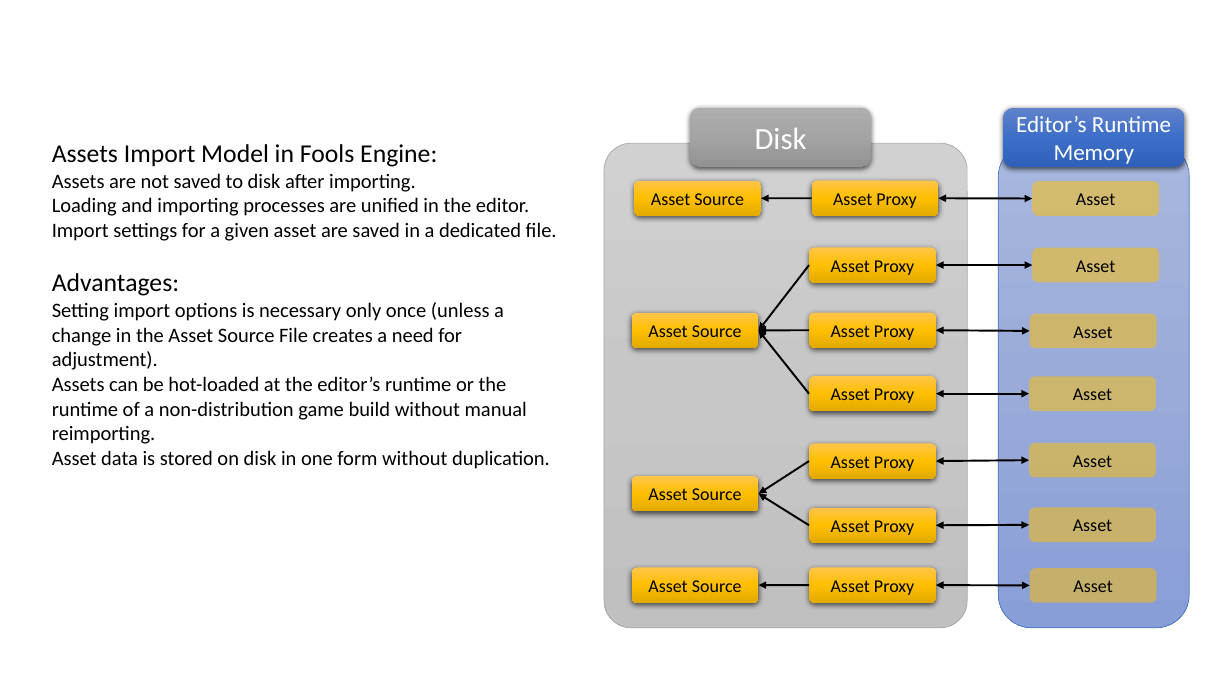
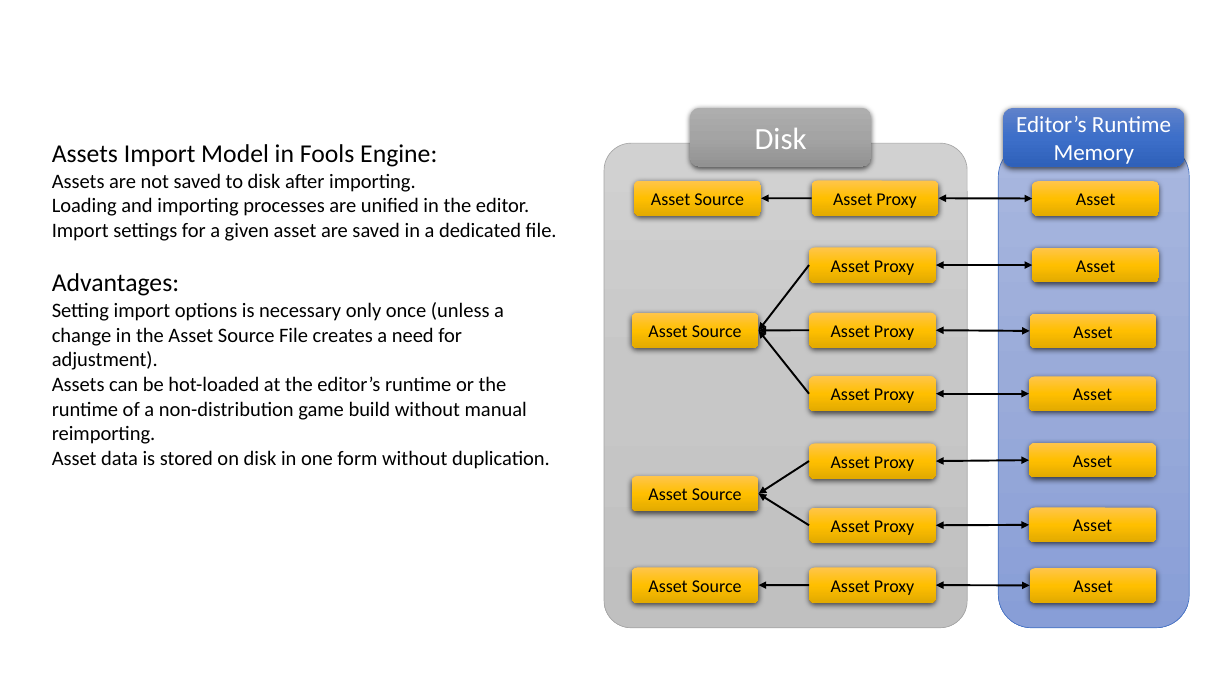
Before and after one commit to pawel-kaleta/FoolsEngine, a slide deck: slide 3 of Documentation/Asset Pipeline.pptx. Drawn at 1232x693 pixels with LibreOffice and Linux fonts; fonts in the diff are those of the drawing. Boxes give left, top, right and bottom in pixels: in the first picture for what was removed or moved away, otherwise in the second. Text is boxed around its words. In the diff, an @@ line names an element or a change of style, - is before the commit and + after.

```diff
--- a/Documentation/Asset Pipeline.pptx
+++ b/Documentation/Asset Pipeline.pptx
@@ fill #FFC000 at 50% opacity to gradient #FFC64B to #FFC000 to #E3AB00; shadow on in 7 elements at <box>1032,248,1159,282</box>, <box>1030,313,1156,348</box>, <box>1030,376,1156,410</box>, <box>1030,443,1156,477</box>, <box>1030,507,1156,542</box>, <box>1032,181,1159,215</box>, <box>1030,568,1156,603</box> @@
```
Also in this commit, not shown: 11 other files.
